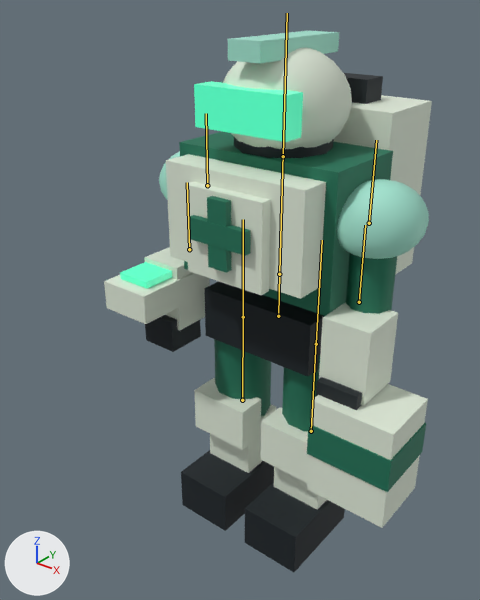
The glTF model public/assets/actors/arc-medic.glb, before and after one commit.
Before and after are seen from a 50 mm camera at (1.237, -1.771, 1.991) aimed at (-0.066, -0.143, 0.981). The axes (+X, +Y, +Z) are drawn at lower left. The lights are the same throughout. The first picture is the older version. The bones that bend it are drawn over the model as lines.

In view in the first picture: 'arc-medic-body', 'arc-medic-owner', 'arc-medic-visor'.
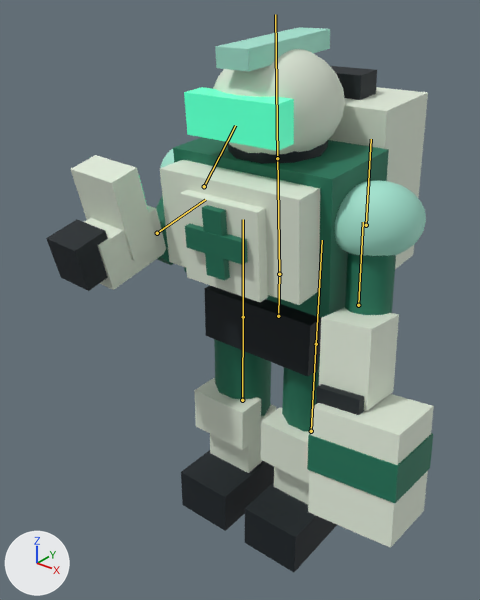
The newer file adds an action. The first version stands in its rest pose; the second is drawn at frame 35 of the action 'treat'.

Pixel boxes (x1, y1, x2, y2) of what changed, in the pictures (480 x 600 px):
'arc-medic-body', posed (18% wider): before (104, 48, 432, 572); after (46, 49, 434, 572)
'arc-medic-owner', posed: before (159, 31, 429, 259); after (161, 27, 426, 256)
'arc-medic-visor', posed: before (120, 81, 303, 289); after (139, 87, 294, 209)
bone 'spine', root to tip: before (279, 274) to (283, 152); after (279, 274) to (277, 155)
bone 'left-arm', root to tip: before (369, 223) to (376, 140); after (366, 225) to (371, 139)
bone 'right-arm', root to tip: before (207, 185) to (206, 113); after (204, 186) to (235, 125)
bone 'right-forearm', root to tip: before (189, 249) to (187, 182); after (157, 233) to (205, 199)

What the commit changed:
Bone 'spine' (bone_spine) turns from (0, 0, 0) to (4, 0, 0) degrees about its own x, y and z.
Bone 'left-arm' (bone_left_arm) turns from (0, 0, 0) to (-11, 1, 6) degrees about its own x, y and z.
Bone 'right-arm' (bone_right_arm) turns from (0, 0, 0) to (-44, -2, -2) degrees about its own x, y and z.
Bone 'right-forearm' (bone_right_forearm) turns from (0, 0, 0) to (-35, 0, 0) degrees about its own x, y and z.
